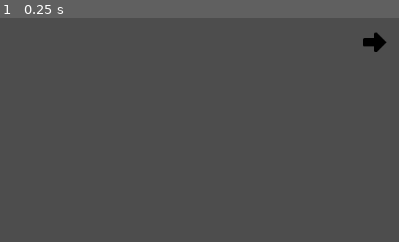
Above: before the commit, frame 1.
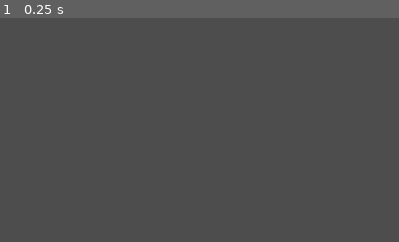
Above: after the commit, the same moment.

Repository: Demoli/GodotCommandTimeline
Game: Godot game, scene res://Examples/ExampleScene.tscn
Two runs of this game, one before a commit and one after it. Both use one fixed random seed, a clock stepped at 60 frames per second and the inputs below.
Inputs:
- Up to frame 1 (0.25 s): no input
The pictures show only the part of the screen within x 50-100%, y 0-50%; the shares and areas given below are measured in that part.

The runs differ from the first frame. In frame 1, 0.3% of the frame differs, in the area x 90-97%, y 6-16%.

Commit message:
refactor: make CommandPalette a GridContainer that accepts CommandButton nodes

Diff:
--- a/CommandPalette.gd
+++ b/CommandPalette.gd
@@ -1,4 +1,4 @@
-extends MarginContainer
+extends GridContainer
 
 func add_command_button(button: CommandButton):
-	$GridContainer.add_child(button)
+	add_child(button)
--- a/CommandPalette.tscn
+++ b/CommandPalette.tscn
@@ -1,27 +1,10 @@
-[gd_scene load_steps=3 format=3 uid="uid://du0mh3cvhvdo7"]
+[gd_scene format=3 uid="uid://du0mh3cvhvdo7"]
 
-[ext_resource type="Script" path="res://CommandPalette.gd" id="1_gj4g2"]
-[ext_resource type="PackedScene" uid="uid://qfwd3ko0gg5v" path="res://CommandButton.tscn" id="2_uq47p"]
-
-[node name="CommandPalette" type="MarginContainer"]
-anchors_preset = 11
-anchor_left = 1.0
-anchor_right = 1.0
-anchor_bottom = 1.0
-offset_left = -124.0
-grow_horizontal = 0
-grow_vertical = 2
-theme_override_constants/margin_left = 10
-theme_override_constants/margin_top = 10
-theme_override_constants/margin_right = 10
-theme_override_constants/margin_bottom = 10
-script = ExtResource("1_gj4g2")
-
-[node name="GridContainer" type="GridContainer" parent="."]
-layout_mode = 2
+[node name="CommandPalette" type="GridContainer"]
+offset_left = 10.0
+offset_top = 10.0
+offset_right = 114.0
+offset_bottom = 638.0
 theme_override_constants/h_separation = 16
 theme_override_constants/v_separation = 16
 columns = 2
-
-[node name="TextureButton" parent="GridContainer" instance=ExtResource("2_uq47p")]
-layout_mode = 2
--- a/Examples/ExampleScene.tscn
+++ b/Examples/ExampleScene.tscn
@@ -14,8 +14,13 @@
 position = Vector2(32, 32)
 
 [node name="CommandPalette" parent="." instance=ExtResource("4_vo6p8")]
-anchors_preset = 1
-anchor_bottom = 0.0
-offset_left = -70.0
-offset_bottom = 70.0
-grow_vertical = 1
+anchors_preset = 11
+anchor_left = 1.0
+anchor_right = 1.0
+anchor_bottom = 1.0
+offset_left = -50.0
+offset_top = 0.0
+offset_right = 0.0
+offset_bottom = 0.0
+grow_horizontal = 0
+grow_vertical = 2
